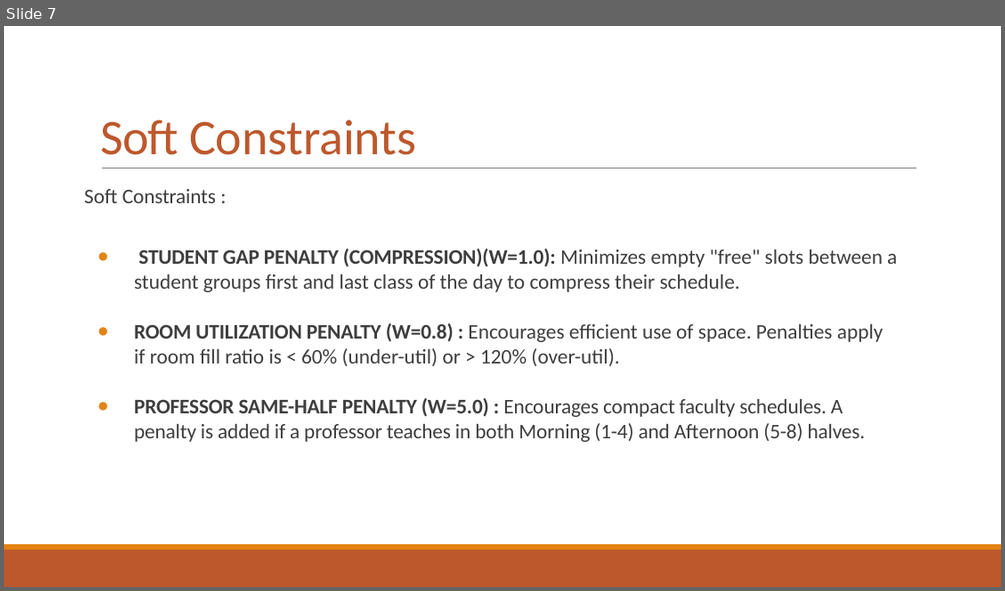
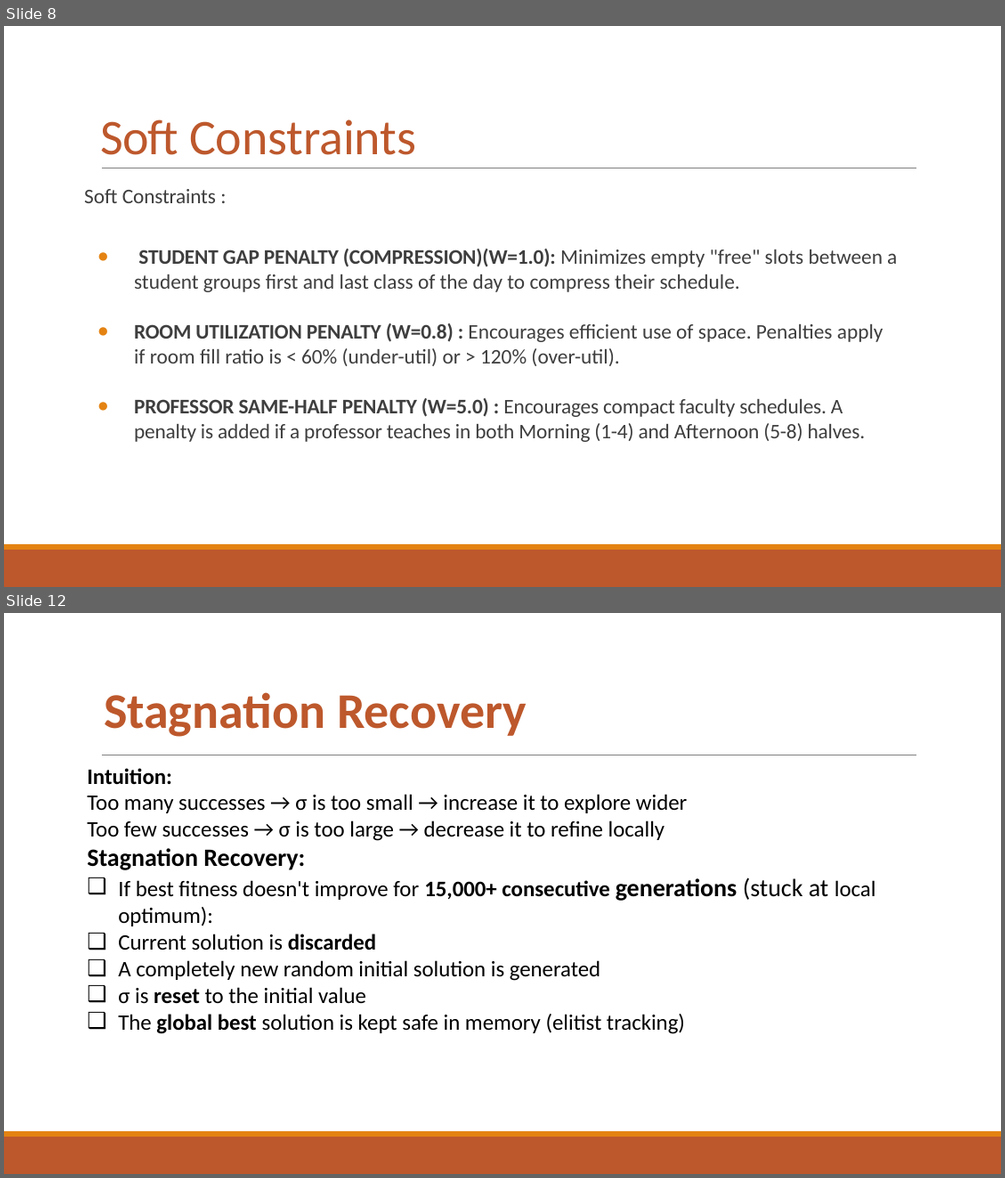
Before and after one commit to toad-of-code/timetable-editor-and-generator, a slide deck: TTGen (1).pptx. Shown one above the other, each under a label of ours: slide 7 before the commit, slides 8 and 12 after it; the slides between them are not shown. The pictures are 1005x591 and 1005x1178 pixels, drawn with LibreOffice and Linux fonts; fonts in the diff are those of the drawing. Boxes give left, top, right and bottom in pixels: in the first picture for what was removed or moved away, otherwise in the second. Text is boxed around its words. In the diff, an @@ line names an element or a change of style, - is before the commit and + after.

```diff
--- a/TTGen (1).pptx
+++ b/TTGen (1).pptx
@@ slide 12 added at (4, 613, 1001, 1174), background #FFFFFF; not listed: 3 template elements that a slide beside it also shows @@
@@ title added at (104, 692, 526, 737), 36 pt, text #BD582C, bold @@
+Stagnation Recovery
@@ text added at (87, 768, 876, 1034), 16 pt, text #000000 @@
+Intuition:
+Too many successes → σ is too small → increase it to explore wider
+Too few successes → σ is too large → decrease it to refine locally
+Stagnation Recovery:
+    ❑ If best fitness doesn't improve for 15,000+ consecutive generations (stuck at local optimum):
+                ❑ Current solution is discarded
+                ❑ A completely new random initial solution is generated
+                ❑ σ is reset to the initial value
+                ❑ The global best solution is kept safe in memory (elitist tracking)
@@ what was slide 7 is now slide 8 @@
```
Also in this commit, not shown: 7 slides changed, 15 other slides added, 3 slides removed, 16 other files.
